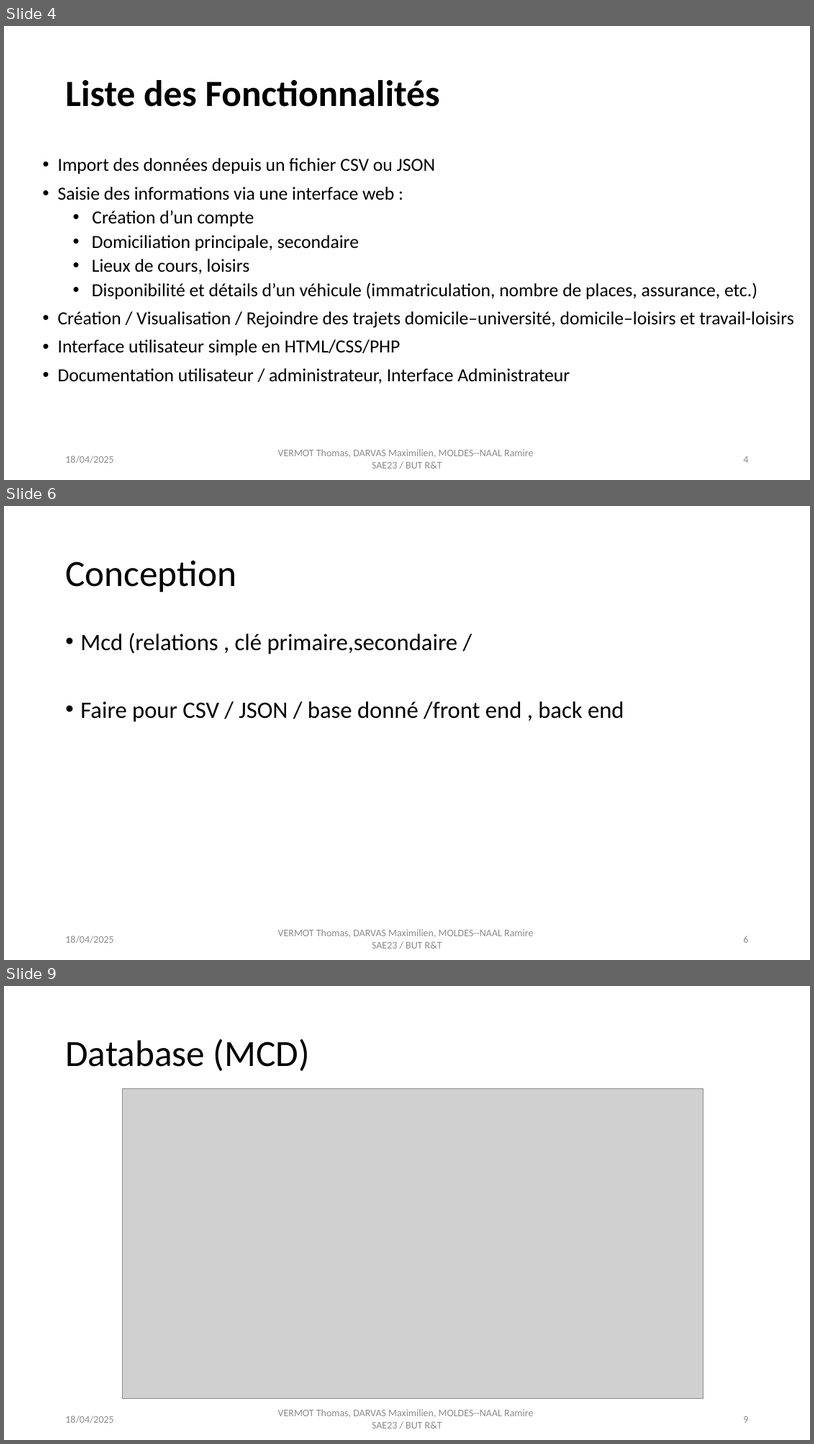
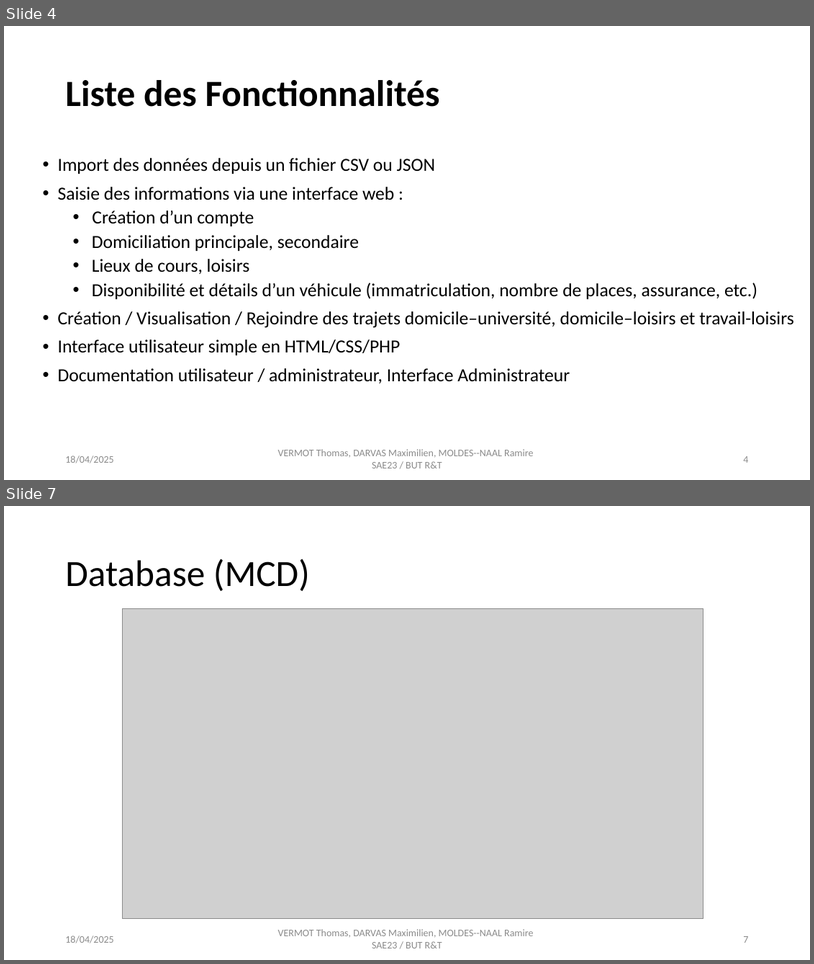
Before and after one commit to smaugue/SAE2.3, a slide deck: Présenation 2.3.pptx. Shown one above the other, each under a label of ours: slides 4, 6 and 9 before the commit, slides 4 and 7 after it; the slides between them are not shown. The pictures are 814x1444 and 814x964 pixels, drawn with LibreOffice and Linux fonts; fonts in the diff are those of the drawing; grey boxes stand for pictures. Boxes give left, top, right and bottom in pixels: in the first picture for what was removed or moved away, otherwise in the second. Text is boxed around its words. In the diff, an @@ line names an element or a change of style, - is before the commit and + after.

```diff
--- a/Présenation 2.3.pptx
+++ b/Présenation 2.3.pptx
@@ slide 6 removed at [4,506,810,960], background #FFFFFF @@
@@ title removed at [65,560,237,592] @@
-Conception
@@ text removed at [80,633,625,722] @@
-• Mcd (relations , clé primaire,secondaire /
-• Faire pour CSV / JSON / base donné /front end , back end
@@ text removed at [65,935,113,943] @@
-18/04/2025
@@ text removed at [278,929,533,948] @@
-VERMOT Thomas, DARVAS Maximilien, MOLDES--NAAL Ramire SAE23 / BUT R&T
@@ page number removed at [743,936,748,942] @@
-6
@@ what was slide 9 is now slide 7 @@
@@ page number at [743,936,748,942]: text changed @@
-9
+7
```
Also in this commit, not shown: 5 slides changed, 1 other slide removed.
